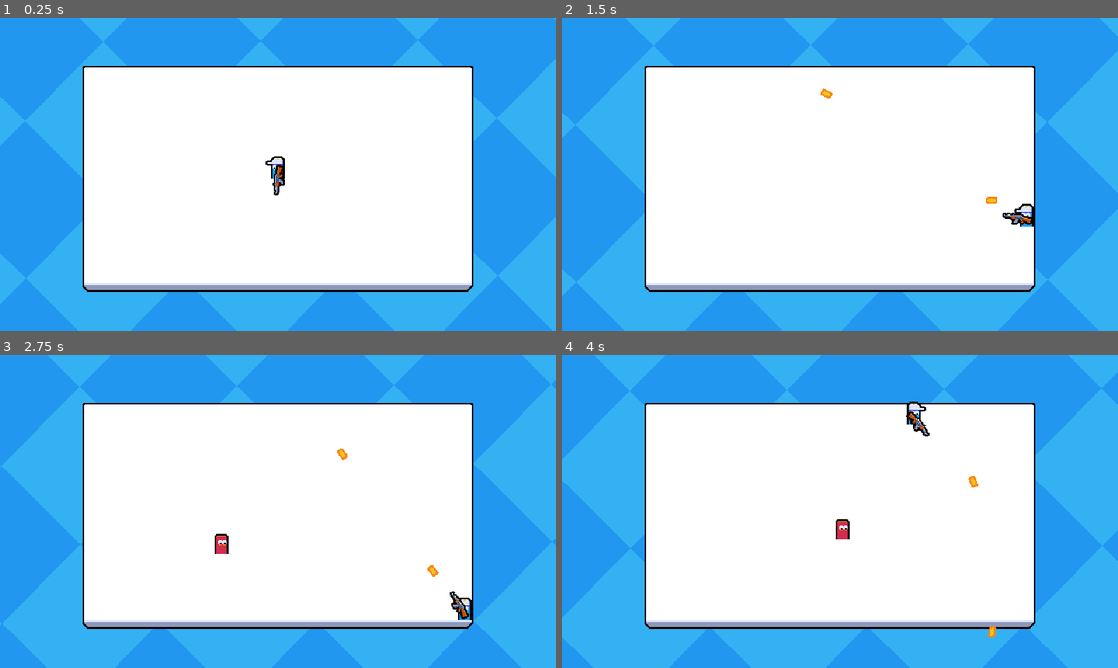
Above: before the commit, frames 1-4 (two rows, left to right).
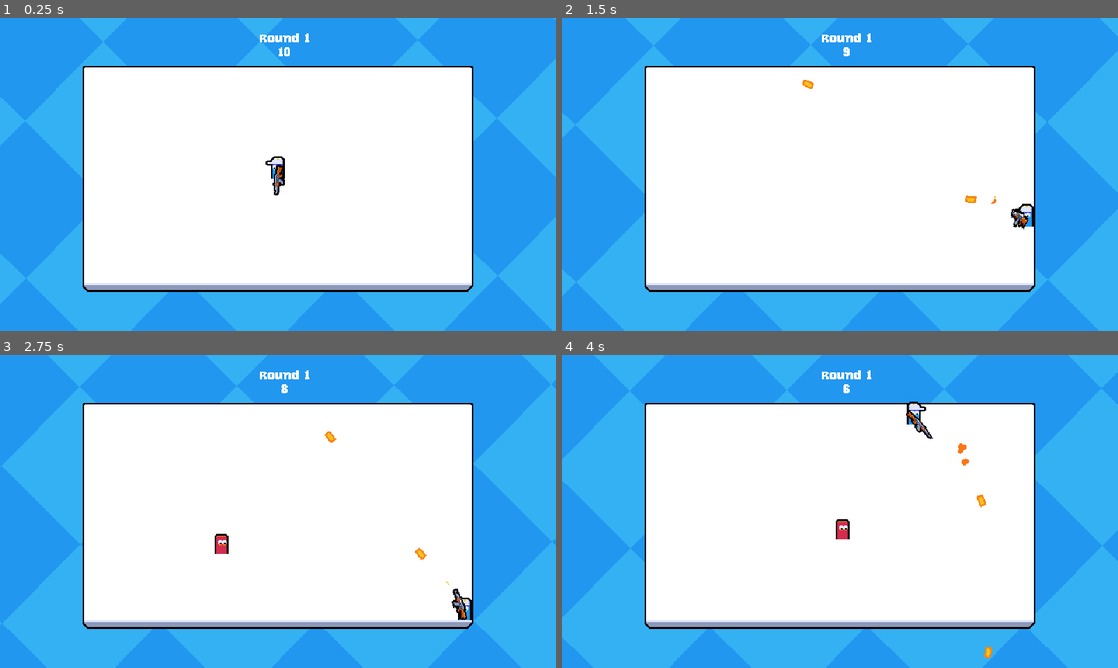
Above: after the commit, the same moments.

Repository: usergaia/top-down-shooter
Game: Godot game, scene res://main.tscn
The game is run twice, just before and just after one commit, with the same random seed, the same clock (stepped at 60 frames per second) and the same inputs. This scene is started directly instead of the project's main scene.
Inputs (mouse positions are in pixels of both pictures, inside the frame that each line leads up to):
- Up to frame 1 (0.25 s): no input
- Up to frame 2 (1.5 s): move the mouse to (962, 158) at 0.52 s; press the mouse at (962, 158) at 0.53 s; hold D (move_right) 0.53-1.28 s; move the mouse to (728, 190) at 1.27 s; release the mouse at (728, 190) at 1.28 s; hold S (move_down) from 1.28 s (still down); click (728, 190) at 1.35 s
- Up to frame 3 (2.75 s): move the mouse to (333, 442) at 2.02 s; release S (move_down) at 2.03 s; press the mouse at (333, 442) at 2.03 s; hold D (move_right) from 2.03 s (still down)
- Up to frame 4 (4 s): move the mouse to (812, 574) at 2.77 s; release D (move_right) at 2.78 s; release the mouse at (812, 574) at 2.78 s; hold W (move_up) 2.78-3.53 s; click (812, 574) at 2.85 s; move the mouse to (1006, 558) at 3.52 s; press the mouse at (1006, 558) at 3.53 s; hold A (move_left) from 3.53 s (still down)

The runs differ from the first frame. In frame 1, 0.2% of the frame differs, in the area x 46-56%, y 4-13%; in frame 2, 0.5%; in frame 3, 0.5%; in frame 4, 0.5%, in the area x 46-79%, y 4-97%.

Commit message:
feat: Add weapon animation, Improve ui, Sync round system/timer

Diff:
--- a/Entities/Player/player.gd
+++ b/Entities/Player/player.gd
@@ -1,16 +1,19 @@
 class_name Player
 extends CharacterBody2D
+
+const SPEED = 300.0
 
 @onready var player_input_synchronizer_component: PlayerInputSynchronizerComponent = $PlayerInputSynchronizerComponent
 @onready var weapon_root: Node2D = $Visuals/WeaponRoot
 @onready var fire_rate_timer: Timer = $FireRateTimer
 @onready var health_component: HealthComponent = $HealthComponent
 @onready var visuals: Node2D = $Visuals
+@onready var animation_player: AnimationPlayer = $AnimationPlayer
+@onready var barrel_position: Marker2D = %BarrelPosition
 
 var bullet_scene: PackedScene = preload("uid://0aqqgp0vrrdj")
+var muzzle_flash_scene: PackedScene = preload("uid://vgpg0oh3c3pt")
 var input_player_authority: int
-
-const SPEED = 300.0
 
 func _ready():
 	# only give control access depending on the player's peer id
@@ -23,23 +26,38 @@
 		velocity = player_input_synchronizer_component.movement_vector*SPEED
 		move_and_slide()
 		if player_input_synchronizer_component.is_attack_pressed:
-			try_create_bullet()
+			try_fire()
 
 func update_aim_position():
+	var aim_vector = player_input_synchronizer_component.aim_vector
+
 	# a specific player's weapon position pointing + mouse position
-	var aim_vector = player_input_synchronizer_component.aim_vector
 	var aim_position = weapon_root.global_position + aim_vector
+
 	visuals.scale = Vector2.ONE if aim_vector.x >= 0 else Vector2(-1,1)
 	weapon_root.look_at(aim_position)
 
-func try_create_bullet():
+func try_fire():
 	if !fire_rate_timer.is_stopped():
 		return
+
 	var bullet = bullet_scene.instantiate() as Bullet
-	bullet.position = weapon_root.global_position
+	bullet.position = barrel_position.global_position
 	bullet.start(player_input_synchronizer_component.aim_vector)
 	get_parent().add_child(bullet, true)
 	fire_rate_timer.start()
+	play_fire_effect.rpc()
+
+@rpc("authority", "call_local", "unreliable")
+func play_fire_effect():
+	if animation_player.is_playing():
+		animation_player.stop()
+	animation_player.play("fire")
+
+	var muzzle_flash: Node2D = muzzle_flash_scene.instantiate()
+	muzzle_flash.global_position = barrel_position.global_position
+	muzzle_flash.rotation = barrel_position.global_rotation
+	get_parent().add_child(muzzle_flash)
 
 func _on_died():
 	print('player died')
--- a/Entities/Player/player.tscn
+++ b/Entities/Player/player.tscn
@@ -7,10 +7,75 @@
 [ext_resource type="Texture2D" uid="uid://cfnmer626derb" path="res://Entities/Player/rifle.png" id="3_tekja"]
 [ext_resource type="PackedScene" uid="uid://cs8vt7wf1q4l1" path="res://Utilities/Components/hurtbox_component.tscn" id="6_4wf4l"]
 
+[sub_resource type="Animation" id="Animation_4wf4l"]
+length = 0.001
+tracks/0/type = "value"
+tracks/0/imported = false
+tracks/0/enabled = true
+tracks/0/path = NodePath("Visuals/WeaponRoot/WeaponAnimationRoot:scale")
+tracks/0/interp = 1
+tracks/0/loop_wrap = true
+tracks/0/keys = {
+"times": PackedFloat32Array(0),
+"transitions": PackedFloat32Array(1),
+"update": 0,
+"values": [Vector2(1, 1)]
+}
+tracks/1/type = "value"
+tracks/1/imported = false
+tracks/1/enabled = true
+tracks/1/path = NodePath("Visuals/WeaponRoot/WeaponAnimationRoot:rotation")
+tracks/1/interp = 1
+tracks/1/loop_wrap = true
+tracks/1/keys = {
+"times": PackedFloat32Array(0),
+"transitions": PackedFloat32Array(1),
+"update": 0,
+"values": [0.0]
+}
+
+[sub_resource type="Animation" id="Animation_01a4e"]
+resource_name = "fire"
+length = 0.15
+step = 0.05
+tracks/0/type = "value"
+tracks/0/imported = false
+tracks/0/enabled = true
+tracks/0/path = NodePath("Visuals/WeaponRoot/WeaponAnimationRoot:scale")
+tracks/0/interp = 2
+tracks/0/loop_wrap = true
+tracks/0/keys = {
+"times": PackedFloat32Array(0, 0.05, 0.1, 0.15),
+"transitions": PackedFloat32Array(1, 1, 1, 1),
+"update": 0,
+"values": [Vector2(1, 1), Vector2(0.6, 1.5), Vector2(1.25, 0.75), Vector2(1, 1)]
+}
+tracks/1/type = "value"
+tracks/1/imported = false
+tracks/1/enabled = true
+tracks/1/path = NodePath("Visuals/WeaponRoot/WeaponAnimationRoot:rotation")
+tracks/1/interp = 2
+tracks/1/loop_wrap = true
+tracks/1/keys = {
+"times": PackedFloat32Array(0, 0.05, 0.15),
+"transitions": PackedFloat32Array(1, 1, 1),
+"update": 0,
+"values": [0.0, -0.2617994, 0.0]
+}
+
+[sub_resource type="AnimationLibrary" id="AnimationLibrary_7a1se"]
+_data = {
+&"RESET": SubResource("Animation_4wf4l"),
+&"fire": SubResource("Animation_01a4e")
+}
+
 [sub_resource type="SceneReplicationConfig" id="SceneReplicationConfig_3uyv8"]
 properties/0/path = NodePath(".:global_position")
 properties/0/spawn = true
 properties/0/replication_mode = 1
+properties/1/path = NodePath(".:animation_player")
+properties/1/spawn = true
+properties/1/replication_mode = 1
 
 [sub_resource type="CircleShape2D" id="CircleShape2D_ix6vc"]
 
@@ -21,6 +86,10 @@
 collision_layer = 0
 motion_mode = 1
 script = ExtResource("1_mv1ah")
+
+[node name="AnimationPlayer" type="AnimationPlayer" parent="." unique_id=320116157]
+libraries/ = SubResource("AnimationLibrary_7a1se")
+autoplay = &"fire"
 
 [node name="HealthComponent" parent="." unique_id=2094651986 instance=ExtResource("2_4wf4l")]
 max_health = 5
@@ -45,11 +114,17 @@
 [node name="WeaponRoot" type="Node2D" parent="Visuals" unique_id=259143248]
 position = Vector2(0, -9)
 
-[node name="Sprite2D" type="Sprite2D" parent="Visuals/WeaponRoot" unique_id=921644398]
+[node name="WeaponAnimationRoot" type="Node2D" parent="Visuals/WeaponRoot" unique_id=2035257952]
 position = Vector2(6, 0)
+
+[node name="Sprite2D" type="Sprite2D" parent="Visuals/WeaponRoot/WeaponAnimationRoot" unique_id=921644398]
 texture = ExtResource("3_tekja")
 centered = false
 offset = Vector2(-13, -6)
+
+[node name="BarrelPosition" type="Marker2D" parent="Visuals/WeaponRoot/WeaponAnimationRoot" unique_id=1121372241]
+unique_name_in_owner = true
+position = Vector2(18, -1)
 
 [node name="CollisionShape2D" type="CollisionShape2D" parent="." unique_id=663649015]
 visible = false
--- a/Manager/enemy_manager.gd
+++ b/Manager/enemy_manager.gd
@@ -1,4 +1,6 @@
-extends Node
+class_name EnemyManager extends Node
+
+signal round_changed(round_count:int)
 
 const ROUND_BASE_TIME: int = 10
 const ROUND_GROWTH: int = 5
@@ -12,14 +14,51 @@
 @onready var spawn_interval_timer: Timer = $SpawnIntervalTimer
 @onready var round_timer: Timer = $RoundTimer
 
-var round_count: int
+var _round_count: int # local round counter, will be passed inside the global round_count as value
+var round_count: int:
+	get:
+		return _round_count
+	set(value):
+		_round_count = value
+		round_changed.emit(_round_count)
+
 var enemy_count: int
 
 func _ready() -> void:
 	spawn_interval_timer.timeout.connect(_on_spawner_interval_timer_timeout)
 	round_timer.timeout.connect(_on_round_timer_timeout)
 	GameEvents.enemy_died.connect(_on_enemy_died)
-	begin_round()
+
+	if is_multiplayer_authority():
+		begin_round()
+
+@rpc("authority","call_remote","reliable")
+func _synchronize(data: Dictionary):
+	round_timer.wait_time = data["round_timer_time_left"]
+
+	if data["round_timer_is_running"]:
+		round_timer.start()
+
+	round_count = data["round_count"]
+
+func synchronize(to_peer_id: int = -1):
+	if !is_multiplayer_authority():
+		return
+
+	var data = {
+		"round_timer_is_running": !round_timer.is_stopped(),
+		"round_timer_time_left": round_timer.time_left,
+		"round_count": round_count
+	}
+
+	# avoid unnecessary synchronization bandwidth cost
+	if to_peer_id > -1 and to_peer_id != 1:
+		_synchronize.rpc_id(to_peer_id, data) # sync to newly joined player
+	else:
+		_synchronize.rpc(data) # sync game to all players (for new round, timer etc.)
+
+func get_round_time_remaining():
+	return round_timer.time_left
 
 func begin_round():
 	round_count += 1
@@ -28,7 +67,7 @@
 
 	spawn_interval_timer.wait_time = BASE_ENEMY_SPAWN_TIME + ((round_count-1) * ENEMY_SPAWN_TIME_GROWTH)
 	spawn_interval_timer.start()
-	print("Round %s" % round_count)
+	synchronize()
 
 func check_round_completed():
 	if !round_timer.is_stopped():
--- /dev/null
+++ b/Resources/theme.tres
@@ -0,0 +1,7 @@
+[gd_resource type="Theme" format=3 uid="uid://dtgvg0t4tmcup"]
+
+[ext_resource type="FontFile" uid="uid://cgfutb8ts0mq1" path="res://Resources/Font/KarenFat.ttf" id="1_ho8mu"]
+
+[resource]
+default_font = ExtResource("1_ho8mu")
+default_font_size = 16
--- /dev/null
+++ b/UI/GameUI/game_ui.gd
@@ -0,0 +1,16 @@
+extends CanvasLayer
+
+@export var enemy_manager: EnemyManager
+
+@onready var timer_label: Label = %TimerLabel
+@onready var round_label: Label = %RoundLabel
+
+
+func _ready() -> void:
+	enemy_manager.round_changed.connect(_on_round_changed)
+
+func _process(_delta: float) -> void:
+	timer_label.text = str(ceili(enemy_manager.get_round_time_remaining()))
+
+func _on_round_changed(round_count: int):
+	round_label.text = "Round %s" % round_count
--- /dev/null
+++ b/UI/GameUI/game_ui.tscn
@@ -0,0 +1,36 @@
+[gd_scene format=3 uid="uid://bewxmcek24ksl"]
+
+[ext_resource type="Script" uid="uid://0oib5virnmeu" path="res://UI/GameUI/game_ui.gd" id="1_cmw5b"]
+
+[node name="GameUI" type="CanvasLayer" unique_id=1242413856]
+script = ExtResource("1_cmw5b")
+
+[node name="MarginContainer" type="MarginContainer" parent="." unique_id=1331012894]
+anchors_preset = 15
+anchor_right = 1.0
+anchor_bottom = 1.0
+grow_horizontal = 2
+grow_vertical = 2
+theme_override_constants/margin_left = 16
+theme_override_constants/margin_top = 16
+
+[node name="VBoxContainer" type="VBoxContainer" parent="MarginContainer" unique_id=43764018]
+layout_mode = 2
+size_flags_horizontal = 4
+size_flags_vertical = 0
+theme_override_constants/separation = 0
+
+[node name="RoundLabel" type="Label" parent="MarginContainer/VBoxContainer" unique_id=1728273360]
+unique_name_in_owner = true
+layout_mode = 2
+size_flags_horizontal = 0
+size_flags_vertical = 0
+theme_override_font_sizes/font_size = 16
+text = "Round 1"
+
+[node name="TimerLabel" type="Label" parent="MarginContainer/VBoxContainer" unique_id=363386998]
+unique_name_in_owner = true
+layout_mode = 2
+size_flags_horizontal = 4
+size_flags_vertical = 0
+text = "30"
--- /dev/null
+++ b/Utilities/Effects/muzzle_flash.tscn
@@ -0,0 +1,110 @@
+[gd_scene format=3 uid="uid://vgpg0oh3c3pt"]
+
+[ext_resource type="Texture2D" uid="uid://ckiucyp1ltqpa" path="res://Assets/particles.png" id="1_4kg5s"]
+
+[sub_resource type="CanvasItemMaterial" id="CanvasItemMaterial_xyw6m"]
+particles_animation = true
+particles_anim_h_frames = 4
+particles_anim_v_frames = 1
+particles_anim_loop = false
+
+[sub_resource type="Gradient" id="Gradient_4kg5s"]
+interpolation_mode = 1
+offsets = PackedFloat32Array(0, 0.33333334, 0.6666667)
+colors = PackedColorArray(0.9529412, 0.76862746, 0.10980392, 1, 0.9764706, 0.4627451, 0.09019608, 1, 1, 1, 1, 1)
+metadata/_snap_enabled = true
+metadata/_snap_count = 3
+
+[sub_resource type="GradientTexture1D" id="GradientTexture1D_xyw6m"]
+gradient = SubResource("Gradient_4kg5s")
+
+[sub_resource type="Curve" id="Curve_4kg5s"]
+_data = [Vector2(0, 0), 0.0, 0.0, 0, 0, Vector2(0.06891701, 1), 0.0, 0.0, 0, 0, Vector2(0.65682137, 1), 0.0, 0.0, 0, 0, Vector2(1, 0), 0.0, 0.0, 0, 0]
+point_count = 4
+
+[sub_resource type="CurveTexture" id="CurveTexture_xyw6m"]
+curve = SubResource("Curve_4kg5s")
+
+[sub_resource type="ParticleProcessMaterial" id="ParticleProcessMaterial_80cxp"]
+particle_flag_disable_z = true
+angle_min = -720.0
+angle_max = 720.0
+spread = 10.0
+initial_velocity_min = 150.0
+initial_velocity_max = 300.0
+angular_velocity_min = -720.0
+angular_velocity_max = 719.99994
+gravity = Vector3(0, 98, 0)
+damping_min = 900.00006
+damping_max = 900.00006
+scale_min = 0.5
+scale_curve = SubResource("CurveTexture_xyw6m")
+color_initial_ramp = SubResource("GradientTexture1D_xyw6m")
+anim_offset_max = 1.0
+
+[sub_resource type="Animation" id="Animation_4kg5s"]
+length = 0.001
+tracks/0/type = "value"
+tracks/0/imported = false
+tracks/0/enabled = true
+tracks/0/path = NodePath(".:emitting")
+tracks/0/interp = 1
+tracks/0/loop_wrap = true
+tracks/0/keys = {
+"times": PackedFloat32Array(0),
+"transitions": PackedFloat32Array(1),
+"update": 1,
+"values": [false]
+}
+
+[sub_resource type="Animation" id="Animation_xyw6m"]
+resource_name = "default"
+step = 0.05
+tracks/0/type = "value"
+tracks/0/imported = false
+tracks/0/enabled = true
+tracks/0/path = NodePath(".:emitting")
+tracks/0/interp = 2
+tracks/0/loop_wrap = true
+tracks/0/keys = {
+"times": PackedFloat32Array(0),
+"transitions": PackedFloat32Array(1),
+"update": 1,
+"values": [true]
+}
+tracks/1/type = "method"
+tracks/1/imported = false
+tracks/1/enabled = true
+tracks/1/path = NodePath(".")
+tracks/1/interp = 1
+tracks/1/loop_wrap = true
+tracks/1/keys = {
+"times": PackedFloat32Array(1),
+"transitions": PackedFloat32Array(1),
+"values": [{
+"args": [],
+"method": &"queue_free"
+}]
+}
+
+[sub_resource type="AnimationLibrary" id="AnimationLibrary_80cxp"]
+_data = {
+&"RESET": SubResource("Animation_4kg5s"),
+&"default": SubResource("Animation_xyw6m")
+}
+
+[node name="MuzzleFlash" type="GPUParticles2D" unique_id=40152409]
+material = SubResource("CanvasItemMaterial_xyw6m")
+emitting = false
+amount = 5
+texture = ExtResource("1_4kg5s")
+lifetime = 0.2
+one_shot = true
+explosiveness = 0.9
+fixed_fps = 0
+interpolate = false
+process_material = SubResource("ParticleProcessMaterial_80cxp")
+
+[node name="AnimationPlayer" type="AnimationPlayer" parent="." unique_id=522324852]
+libraries/ = SubResource("AnimationLibrary_80cxp")
+autoplay = &"default"
--- a/main.gd
+++ b/main.gd
@@ -4,6 +4,7 @@
 
 @onready var player_spawn_position: Marker2D = $PlayerSpawnPosition
 @onready var multiplayer_spawner: MultiplayerSpawner = $MultiplayerSpawner
+@onready var enemy_manager: EnemyManager = $EnemyManager
 
 func _ready() -> void:
 	multiplayer_spawner.spawn_function = func(data):
@@ -19,3 +20,4 @@
 func peer_ready():
 	var sender_id = multiplayer.get_remote_sender_id()
 	multiplayer_spawner.spawn({ "peer_id": sender_id })
+	enemy_manager.synchronize(sender_id)
--- a/main.tscn
+++ b/main.tscn
@@ -3,6 +3,7 @@
 [ext_resource type="Script" uid="uid://bara1hulpfww6" path="res://main.gd" id="1_ig7tw"]
 [ext_resource type="Texture2D" uid="uid://c2so226ncvcp3" path="res://Assets/arena.png" id="2_0xm2m"]
 [ext_resource type="PackedScene" uid="uid://btbjvdgj51ldv" path="res://Manager/enemy_manager.tscn" id="2_h2yge"]
+[ext_resource type="PackedScene" uid="uid://bewxmcek24ksl" path="res://UI/GameUI/game_ui.tscn" id="4_1bvp3"]
 
 [sub_resource type="RectangleShape2D" id="RectangleShape2D_h2yge"]
 size = Vector2(32, 300)
@@ -20,6 +21,9 @@
 [node name="MultiplayerSpawner" type="MultiplayerSpawner" parent="." unique_id=251415783]
 _spawnable_scenes = PackedStringArray("uid://0aqqgp0vrrdj", "uid://clxyab02sbitr")
 spawn_path = NodePath("../YSortRoot")
+
+[node name="GameUI" parent="." unique_id=1242413856 node_paths=PackedStringArray("enemy_manager") instance=ExtResource("4_1bvp3")]
+enemy_manager = NodePath("../EnemyManager")
 
 [node name="PlayerSpawnPosition" type="Marker2D" parent="." unique_id=1486322172]
 position = Vector2(320, 185)
--- a/project.godot
+++ b/project.godot
@@ -28,6 +28,10 @@
 window/size/window_width_override=1280
 window/size/window_height_override=720
 window/stretch/mode="viewport"
+
+[gui]
+
+theme/custom="uid://dtgvg0t4tmcup"
 
 [input]
 
Binary file added: Assets/particles.png
Not shown, added: Assets/particles.png.import
Binary file added: Resources/Font/KarenFat.ttf
Not shown, added: Resources/Font/KarenFat.ttf.import
Not shown, added: UI/GameUI/game_ui.gd.uid
